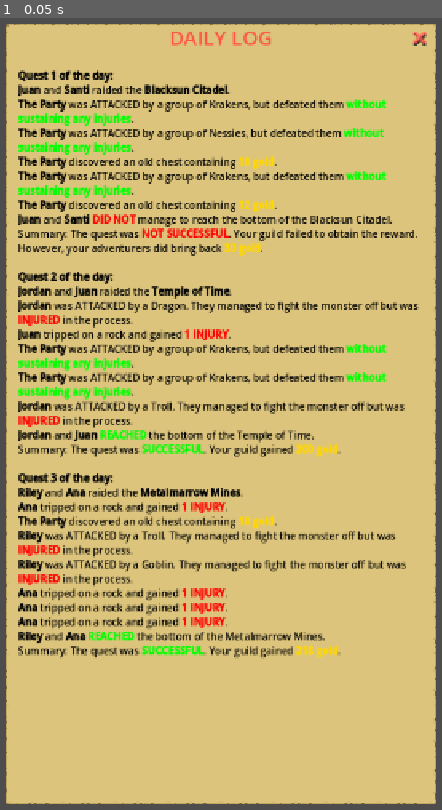
Above: before the commit, frame 1.
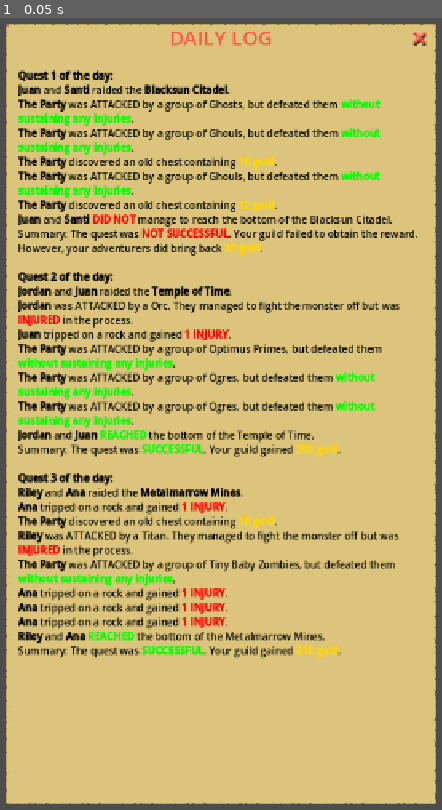
Above: after the commit, the same moment.

Repository: ActuallySanta/Fantasy-Guild-Manager
Game: Godot game, scene res://Scenes/UI/Reusable Elements/dialogue_box.tscn
Two runs of this game, one before a commit and one after it. Both use one fixed random seed, a clock stepped at 60 frames per second and the inputs below. This scene is started directly instead of the project's main scene.
Inputs:
- Up to frame 1 (0.05 s): no input

The runs differ from the first frame. In frame 1, 4.6% of the frame differs, in the area x 4-95%, y 10-72%.

Commit message:
2d content loader

Diff:
--- a/Globals/external_content_container.gd
+++ b/Globals/external_content_container.gd
@@ -13,6 +13,7 @@
 @export var random_backstories_file_path:String = "res://External Content/Character Backstories/Backstories - Random Backstories.csv"
 @export var monsters_test_file_path: String = "res://External Content/Quest Stuff (Test)/Monsters - Sea.txt" #test path for monsters
 @export var dunegon_locations_test_path: String = "res://External Content/Quest Stuff (Test)/Dungeon Names (Locations).txt" #test path for locations
+@export var monsters_2D_test_path: String = "res://External Content/Quest Stuff (Test)/2D Monster Test.txt" #test path for monstrs
 
 #Character Names
 var male_character_names: Array[String]
@@ -26,7 +27,7 @@
 var priest_backstories:Array[String]
 var random_backstories:Array[String]
 
-var monster_test_names: Array[String] #test array for monsters
+var monster_test_names = []#test array for monsters
 var dungeon_locations: Array[String] #test array for locations
 
 #Used for text replacement
@@ -77,7 +78,14 @@
 	priest_backstories = ProceduralContentLoader._load_info_from_file(priest_backstories_file_path,1)
 	pathfinder_backstories = ProceduralContentLoader._load_info_from_file(pathfinder_backstories_file_path,1)
 	mage_backstories = ProceduralContentLoader._load_info_from_file(mage_backstories_file_path,1)
-	monster_test_names = ProceduralContentLoader._load_info_from_file(monsters_test_file_path, 1) #test using monsters
+
+	#monster_test_names = ProceduralContentLoader._load_info_from_file(monsters_test_file_path, 1) #test using monsters
+	monster_test_names.append([])
+	monster_test_names.append([])
+	monster_test_names.append([])
+	monster_test_names[0] = MultiColumnLoader._load_info_from_file(monsters_2D_test_path, 1, 0) #2D test
+	monster_test_names[1] = MultiColumnLoader._load_info_from_file(monsters_2D_test_path, 1, 1) #2D test
+	monster_test_names[2] = MultiColumnLoader._load_info_from_file(monsters_2D_test_path, 1, 2) #2D test
 	location_names = ProceduralContentLoader._load_info_from_file(dunegon_locations_test_path, 1) #test using locations
 	pass # Replace with function body.
 
@@ -95,9 +103,9 @@
 			return ""
 
 #test functions for quest stuff
-func get_Monster_Name() -> String:
-	var randMon = randi_range(0, 3)
-	return monster_test_names[randMon]
+func get_Monster_Name(col_idx: int) -> String:
+	var randMon = randi_range(0, 2)
+	return monster_test_names[col_idx][randMon]
 
 func get_Dungeon_Name() -> String:
 	var randDungeon = randi_range(0, 5)
--- a/Globals/multicolumn_procedural_loader.gd
+++ b/Globals/multicolumn_procedural_loader.gd
@@ -2,11 +2,29 @@
 
 class_name MultiColumnLoader
 
-# Called when the node enters the scene tree for the first time.
-func _ready() -> void:
-	pass # Replace with function body.
+static func _load_info_from_file(_file_path: String, _columns, col_idx) -> Array[String]:
+	var arr: Array[String]
 
+	# Open the file
+	var file := FileAccess.open(_file_path, FileAccess.READ)
 
-# Called every frame. 'delta' is the elapsed time since the previous frame.
-func _process(delta: float) -> void:
+	# Check if the file opened successfully
+	if not file:
+		print("Error opening file: ", FileAccess.get_open_error())
+		return arr
+
+	while not file.eof_reached():
+		var row: String = file.get_line().strip_edges()
+		# Skip empty rows (often found at the end of a file)
+		if row.is_empty():
+			continue
+
+		var columns: PackedStringArray = row.split("|")
+
+		# Ensure the column index exists in this line to prevent crashes
+		if col_idx < columns.size():
+			arr.append(columns[col_idx])
+
+	file.close()
+	return arr
 	pass
--- a/Scripts/Quest Creator/quest_Manager.gd
+++ b/Scripts/Quest Creator/quest_Manager.gd
@@ -1,8 +1,15 @@
 extends Node
+
+class_name QuestManager
+static var instance: QuestManager
 
 var thisQuest = CreatedQuest
 var acceptedQuests: Array[CreatedQuest]
 var acceptedQuestResults: Array[String]
+
+var testQuestNumber = 0:
+	get:
+		return testQuestNumber
 
 @onready var rich_text = $"../LogContents"
 
@@ -21,6 +28,8 @@
 
 	acceptedQuestResults.append(questResults)
 
+	testQuestNumber = testQuestNumber + 1
+
 	print(thisQuest.questTitle)
 	print(questResults, "\n")
 	print(thisQuest.questSummary)
@@ -30,6 +39,8 @@
 	questResults = thisQuest.generateResults(adventurerArray, 80.0)
 
 	acceptedQuestResults.append(questResults)
+
+	testQuestNumber = testQuestNumber + 1
 
 	print(thisQuest.questTitle)
 	print(questResults, "\n")
@@ -54,3 +65,10 @@
 # Called every frame. 'delta' is the elapsed time since the previous frame.
 func _process(delta: float) -> void:
 	pass
+
+func _enter_tree() -> void:
+	instance = self
+
+func _exit_tree() -> void:
+	if instance == self:
+		instance = null
--- a/Scripts/Quest Creator/quest_resource.gd
+++ b/Scripts/Quest Creator/quest_resource.gd
@@ -68,9 +68,9 @@
 	goldReward = 200;
 
 	#set here for early testing only
-	monsters.append("Goblin")
-	monsters.append("Orc")
-	monsters.append("Troll")
+	monsters.append("Hydra")
+	monsters.append("Gorgon")
+	monsters.append("Medusa")
 	monsters.append("Dragon")
 	monsters.append("Skeleton Warrior")
 	monsters.append("Nathaniel Klubek")
@@ -146,10 +146,11 @@
 	var successDetermination = randi_range(0, 100)
 	match true:
 		_ when combatChance >= successDetermination:
-			returnString = str(returnString, "[b]The Party[/b] was ATTACKED by a group of ", ExternalContentContainer.get_Monster_Name(),
+			print(QuestManager.instance.testQuestNumber)
+			returnString = str(returnString, "[b]The Party[/b] was ATTACKED by a group of ", ExternalContentContainer.get_Monster_Name(QuestManager.instance.testQuestNumber),
 			"s, but defeated them [color=green][b]without sustaining any injuries[/b][/color].\n")
 		_:
-			returnString = str(returnString, "[b]", _questingAdventurers[0].name, "[/b] was ATTACKED by a ", monsters[randi_range(0, 5)],
+			returnString = str(returnString, "[b]", _questingAdventurers[0].name, "[/b] was ATTACKED by a ", ExternalContentContainer.get_Monster_Name(QuestManager.instance.testQuestNumber),
 			". They managed to fight the monster off but was [color=red][b]INJURED[/b][/color] in the process.\n")
 	return returnString
 
Not shown, added: External Content/Quest Stuff (Test)/2D Monster Test.txt
